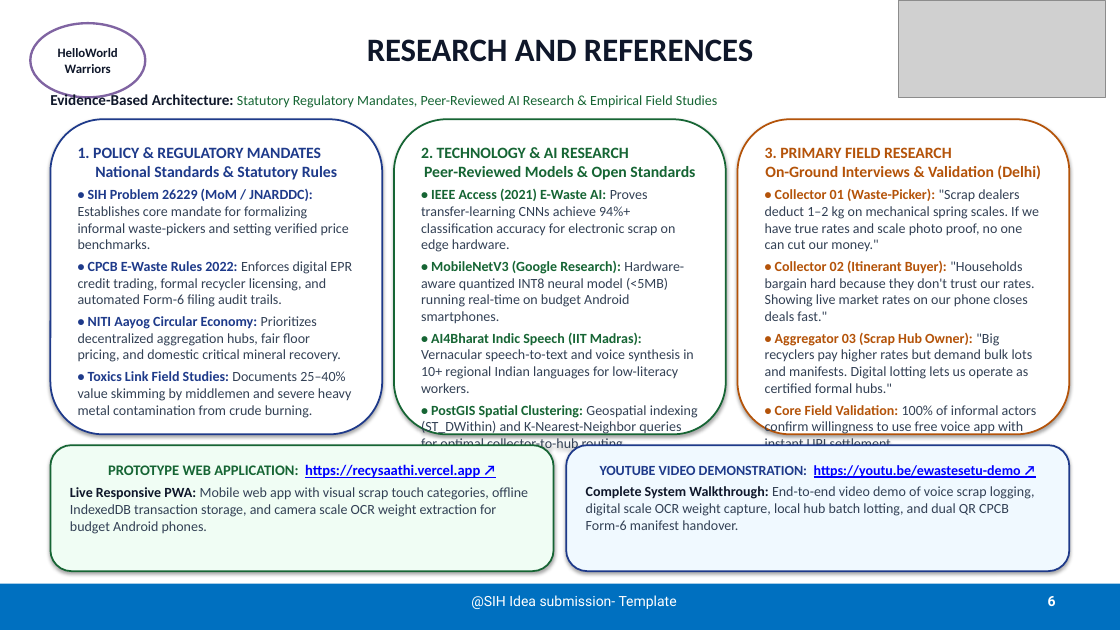
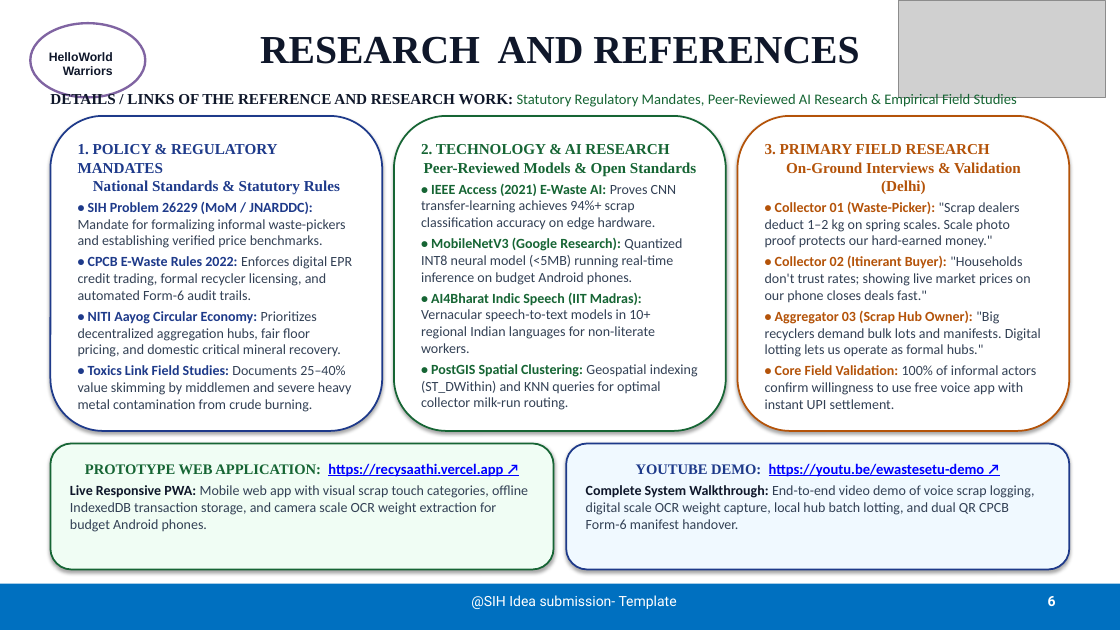
Before and after one commit to SATYA-1708/SIH-2026, a slide deck: slide 6 of final.pptx. Drawn at 1120x630 pixels with LibreOffice and Linux fonts; fonts in the diff are those of the drawing; grey boxes stand for pictures. Boxes give left, top, right and bottom in pixels: in the first picture for what was removed or moved away, otherwise in the second. Text is boxed around its words. In the diff, an @@ line names an element or a change of style, - is before the commit and + after.

Commit message:
Enforce strict SIH template styling, exact pointers, and zero overflow across all slides

```diff
--- a/final.pptx
+++ b/final.pptx
@@ title "RESEARCH AND REFERENCES" at (260, 36, 859, 64): size 28 to 34 pt, font Calibri to Times New Roman @@
@@ text in ellipse at (49, 52, 113, 75): text changed; size 11 to 10.5 pt; font Calibri to Arial @@
-HelloWorldWarriors
+HelloWorld
+Warriors
@@ text at (50, 91, 1017, 108): text changed; size 12 to 12.5 pt @@
-Evidence-Based Architecture: Statutory Regulatory Mandates, Peer-Reviewed AI Research & Empirical Field Studies
+DETAILS / LINKS OF THE REFERENCE AND RESEARCH WORK: Statutory Regulatory Mandates, Peer-Reviewed AI Research & Empirical Field Studies
@@ text in rounded rectangle at (78, 144, 351, 412): size 13.5 to 13 pt, font Calibri to Times New Roman in "1. POLICY & REGULATORY MANDATES" @@
@@ text in rounded rectangle at (421, 144, 696, 177): size 13.5 to 13 pt, font Calibri to Times New Roman in "2. TECHNOLOGY & AI RESEARCH" @@
@@ text in rounded rectangle at (765, 144, 1037, 409): size 13.5 to 13 pt, font Calibri to Times New Roman in "3. PRIMARY FIELD RESEARCH" @@
@@ text in rounded rectangle at (78, 202, 352, 300): text changed @@
-• SIH Problem 26229 (MoM / JNARDDC): Establishes core mandate for formalizing informal waste-pickers and setting verified price benchmarks.
-• CPCB E-Waste Rules 2022: Enforces digital EPR credit trading, formal recycler licensing, and automated Form-6 filing audit trails.
+• SIH Problem 26229 (MoM / JNARDDC): Mandate for formalizing informal waste-pickers and establishing verified price benchmarks.
+• CPCB E-Waste Rules 2022: Enforces digital EPR credit trading, formal recycler licensing, and automated Form-6 audit trails.
@@ text in rounded rectangle at (421, 184, 698, 410): text changed @@
-• IEEE Access (2021) E-Waste AI: Proves transfer-learning CNNs achieve 94%+ classification accuracy for electronic scrap on edge hardware.
-• MobileNetV3 (Google Research): Hardware-aware quantized INT8 neural model (<5MB) running real-time on budget Android smartphones.
-• AI4Bharat Indic Speech (IIT Madras): Vernacular speech-to-text and voice synthesis in 10+ regional Indian languages for low-literacy workers.
-• PostGIS Spatial Clustering: Geospatial indexing (ST_DWithin) and K-Nearest-Neighbor queries for optimal collector-to-hub routing.
+• IEEE Access (2021) E-Waste AI: Proves CNN transfer-learning achieves 94%+ scrap classification accuracy on edge hardware.
+• MobileNetV3 (Google Research): Quantized INT8 neural model (<5MB) running real-time inference on budget Android phones.
+• AI4Bharat Indic Speech (IIT Madras): Vernacular speech-to-text models in 10+ regional Indian languages for non-literate workers.
+• PostGIS Spatial Clustering: Geospatial indexing (ST_DWithin) and KNN queries for optimal collector milk-run routing.
@@ text in rounded rectangle at (765, 202, 1041, 357): text changed @@
-• Collector 01 (Waste-Picker): "Scrap dealers deduct 1–2 kg on mechanical spring scales. If we have true rates and scale photo proof, no one can cut our money."
-• Collector 02 (Itinerant Buyer): "Households bargain hard because they don't trust our rates. Showing live market rates on our phone closes deals fast."
-• Aggregator 03 (Scrap Hub Owner): "Big recyclers pay higher rates but demand bulk lots and manifests. Digital lotting lets us operate as certified formal hubs."
+• Collector 01 (Waste-Picker): "Scrap dealers deduct 1–2 kg on spring scales. Scale photo proof protects our hard-earned money."
+• Collector 02 (Itinerant Buyer): "Households don't trust rates; showing live market prices on our phone closes deals fast."
+• Aggregator 03 (Scrap Hub Owner): "Big recyclers demand bulk lots and manifests. Digital lotting lets us operate as formal hubs."
@@ text in rounded rectangle at (85, 463, 503, 477): font Calibri to Times New Roman in "PROTOTYPE WEB APPLICATION:" @@
@@ text in rounded rectangle at (636, 463, 985, 477): text changed; size 12 to 12.5 pt @@
-YOUTUBE VIDEO DEMONSTRATION: https://youtu.be/ewastesetu-demo ↗
+YOUTUBE DEMO: https://youtu.be/ewastesetu-demo ↗
```
Also in this commit, not shown: 5 other slides changed, 16 other files.
